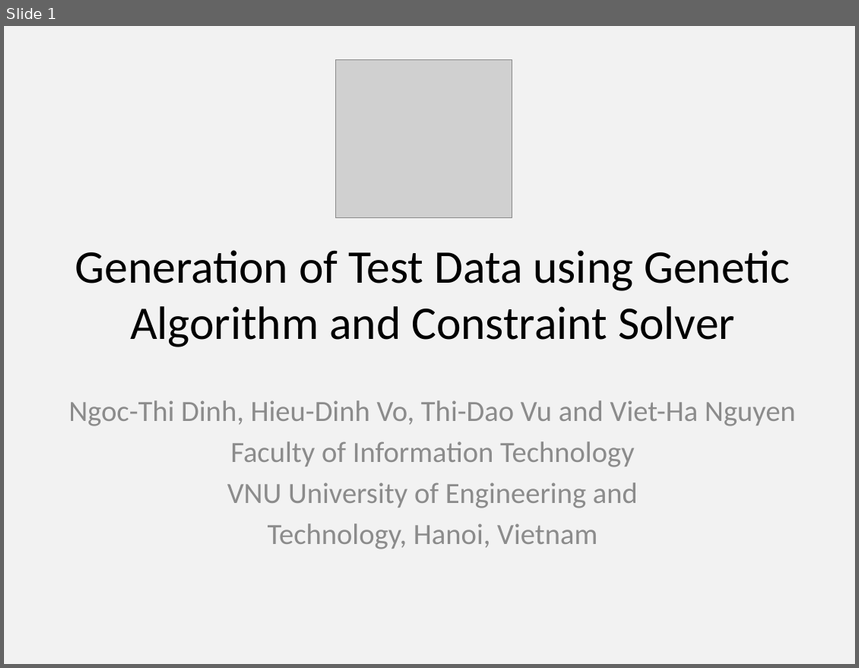
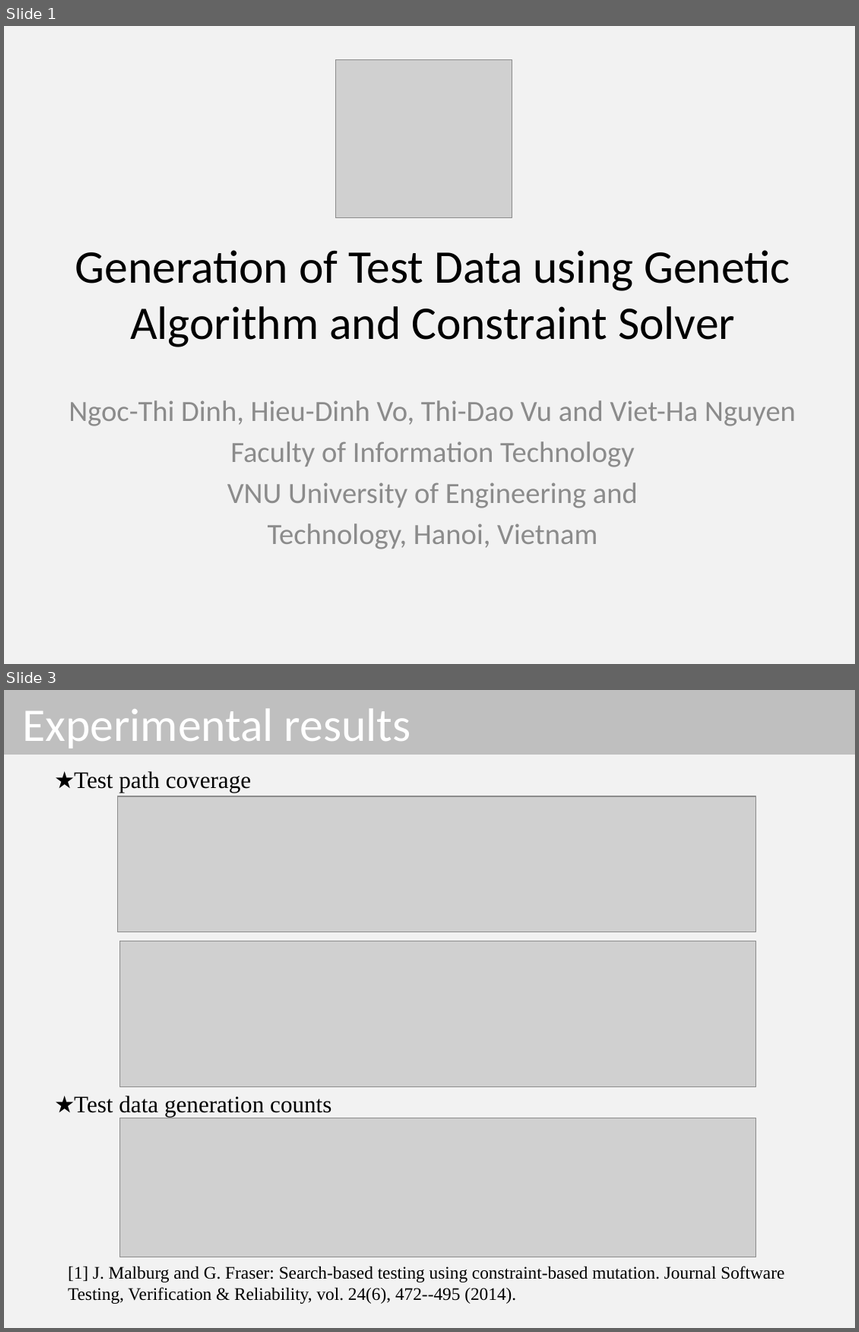
Before and after one commit to dinhngocthi/GAsource, a slide deck: CFT4CUnitSrc/src/report/ACIIDS2017_Presentation.pptx. Shown one above the other, each under a label of ours: slide 1 before the commit, slides 1 and 3 after it; the slides between them are not shown. The pictures are 859x668 and 859x1332 pixels, drawn with LibreOffice and Linux fonts; fonts in the diff are those of the drawing; grey boxes stand for pictures. Boxes give left, top, right and bottom in pixels: in the first picture for what was removed or moved away, otherwise in the second. Text is boxed around its words. In the diff, an @@ line names an element or a change of style, - is before the commit and + after.

```diff
--- a/CFT4CUnitSrc/src/report/ACIIDS2017_Presentation.pptx
+++ b/CFT4CUnitSrc/src/report/ACIIDS2017_Presentation.pptx
@@ slide 3 added at (4, 690, 855, 1328), background #F2F2F2 @@
@@ title added at (4, 690, 855, 755), fill #BFBFBF, 39.6 pt, text #FFFFFF @@
+Experimental results
@@ text added at (74, 771, 251, 793), 20 pt, text #000000 @@
+★Test path coverage
@@ picture added at (118, 796, 756, 932) @@
@@ picture added at (120, 941, 756, 1087) @@
@@ text added at (74, 1096, 332, 1117), 20 pt, text #000000 @@
+★Test data generation counts
@@ picture added at (120, 1118, 756, 1258) @@
@@ text added at (68, 1266, 785, 1304), 15 pt, text #000000 @@
+[1] J. Malburg and G. Fraser: Search-based testing using constraint-based mutation. Journal Software Testing, Verification & Reliability, vol. 24(6), 472--495 (2014).
```
Also in this commit, not shown: 1 other slide added, 2 slides removed, 1 other file.
